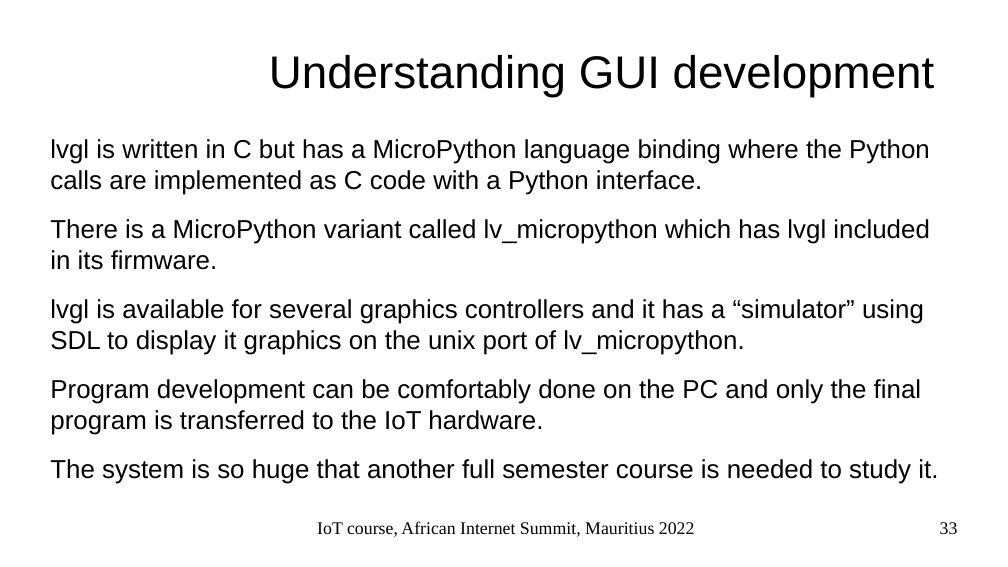
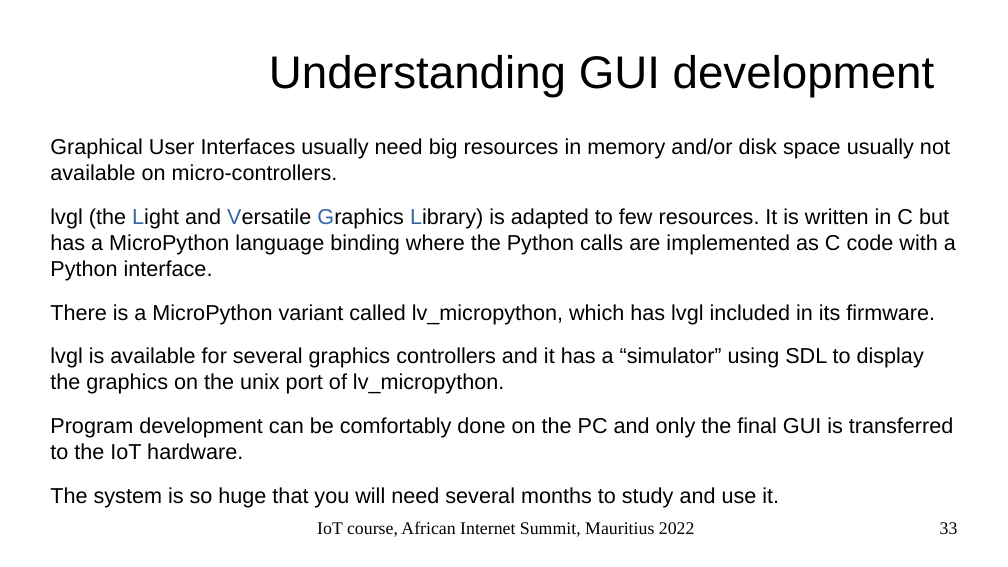
Before and after one commit to uraich/AIS-2022_IoT_Tutorial, a slide deck: slide 33 of slides/ais2022_lect2.odp. Drawn at 1008x567 pixels with LibreOffice and Linux fonts; fonts in the diff are those of the drawing; background and template pictures are left out. Boxes give left, top, right and bottom in pixels: in the first picture for what was removed or moved away, otherwise in the second. Text is boxed around its words. In the diff, an @@ line names an element or a change of style, - is before the commit and + after.

```diff
--- a/slides/ais2022_lect2.odp
+++ b/slides/ais2022_lect2.odp
@@ text at <box>50,138,956,508</box>: text changed; size 20.4 to 17.1 pt @@
-lvgl is written in C but has a MicroPython language binding where the Python calls are implemented as C code with a Python interface.
-There is a MicroPython variant called lv_micropython which has lvgl included in its firmware.
-lvgl is available for several graphics controllers and it has a “simulator” using SDL to display it graphics on the unix port of lv_micropython.
-Program development can be comfortably done on the PC and only the final program is transferred to the IoT hardware.
-The system is so huge that another full semester course is needed to study it.
+Graphical User Interfaces usually need big resources in memory and/or disk space usually not available on micro-controllers.
+lvgl (the Light and Versatile Graphics Library) is adapted to few resources. It is written in C but has a MicroPython language binding where the Python calls are implemented as C code with a Python interface.
+There is a MicroPython variant called lv_micropython, which has lvgl included in its firmware.
+lvgl is available for several graphics controllers and it has a “simulator” using SDL to display the graphics on the unix port of lv_micropython.
+Program development can be comfortably done on the PC and only the final GUI is transferred to the IoT hardware.
+The system is so huge that you will need several months to study and use it.
```
Also in this commit, not shown: 16 other slides changed, 1 slide added, 2 other files.
